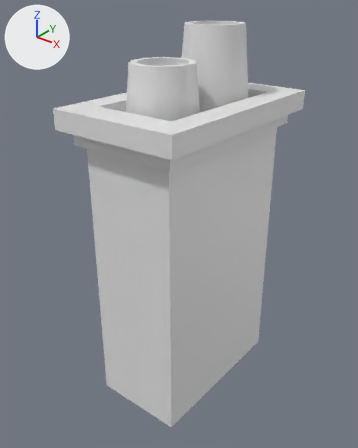
One commit to the FBX model Assets/Models/Hub/Extra/2/M_W1Hub_Building_Extra_Chimmney.fbx: the scene before it, then after it.
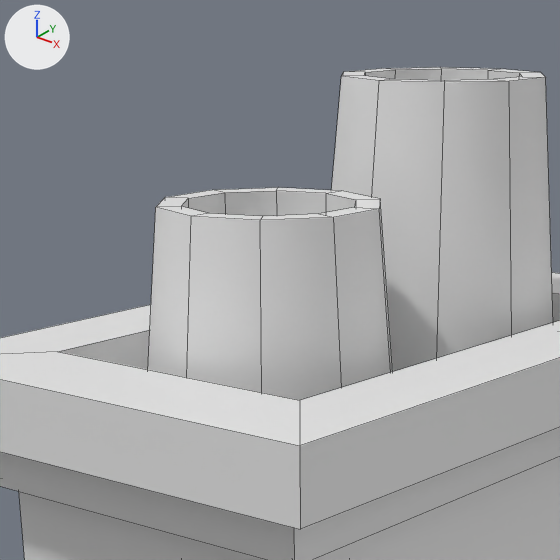
There are two pictures of each version: one whole from a 50 mm lens placed at (1.92, -2.51, 0.7), pointed at (-0.04, -0.05, -0.82), one close up on the part from 23% to 70% of the width and 0% to 38% of the height. Every picture has the same lights, and +X, +Y and +Z are marked at upper left. The close-ups show mesh edges as thin lines.

Names of what the first close-up shows: 'M_W1Hub_Building_Extra_Chimmney'.
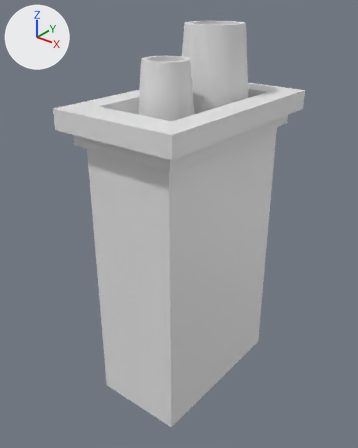
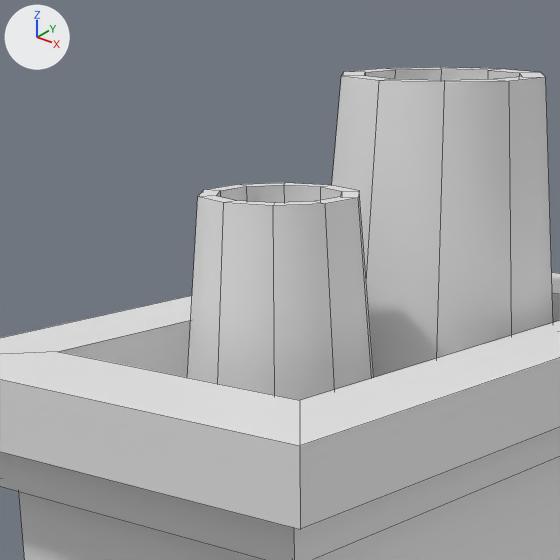
The newer file is also turned or shifted as a whole; pictures and numbers use the older file's frame.

Changed parts and their boxes [x1, y1, x2, y2] in the close-ups (560 x 560 px; the box of a moved part takes in the faces that stretch with it):
part 1 of me_cube_051, moved or reshaped: before [148, 187, 393, 400]; after [332, 67, 553, 377]
part 2 of me_cube_051, moved or reshaped: before [331, 67, 553, 372]; after [187, 183, 374, 400]

What the commit changed:
me_cube_051 has 114 vertices, 109 faces and spans x -0.44..0.44, y -0.72..0.71, z -2.08..0.48.
me_cube_051 is used by ob_m_w1hub_building_extra_chimmney; location (0.0, 0.0, 0.0).
me_cube_051 part 1: the loose piece of 41 vertices spanning x -0.25..0.25, y -0.52..0.01, z -0.37..0.3 is moved by (0.0, 0.51, 0.18).
me_cube_051 part 2: the loose piece of 41 vertices spanning x -0.25..0.25, y -0.01..0.52, z -0.19..0.48 is scaled about its middle by 0.724, then moved by (0.0, -0.48, -0.07).
